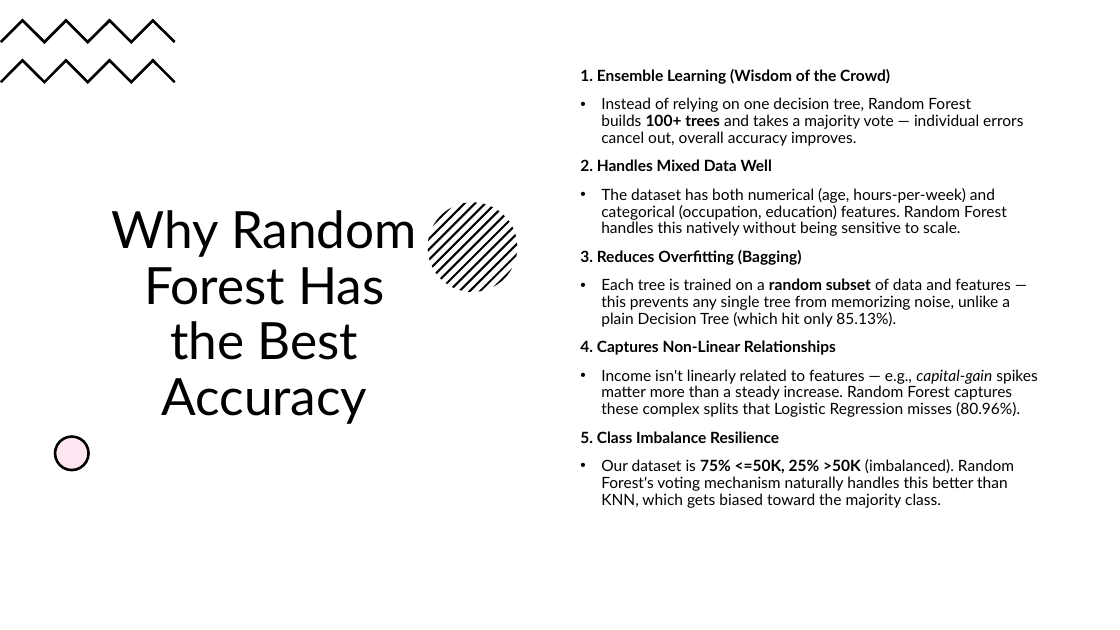
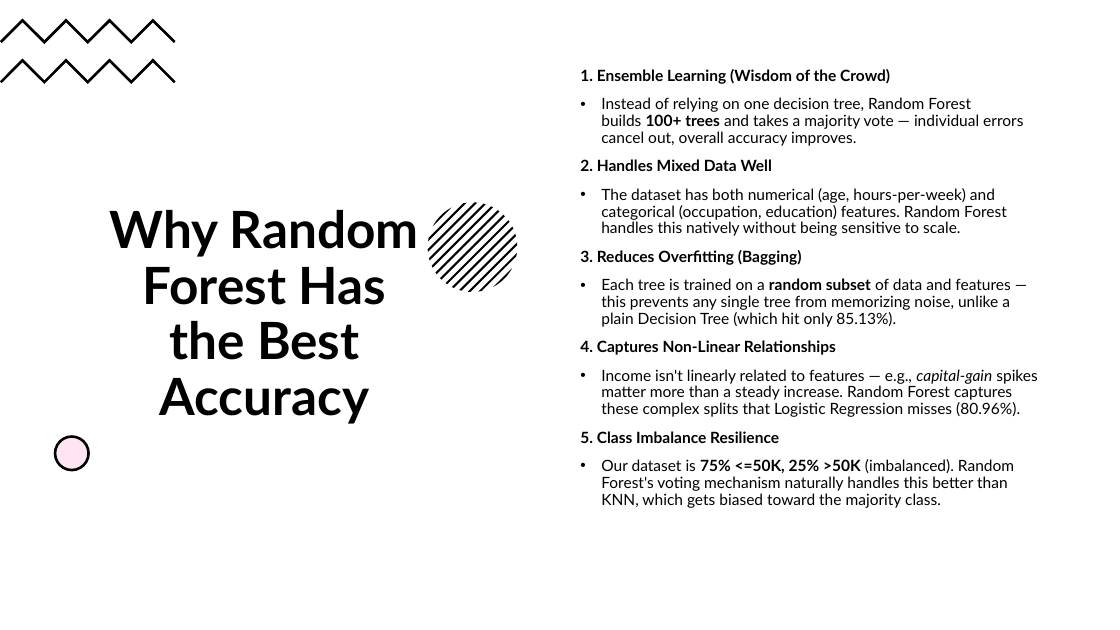
Before and after one commit to htoor2026/PROG2590, a slide deck: slide 30 of PROG2590_Group5_Presentation.pptx (slide 26 before the commit). Drawn at 1120x630 pixels with LibreOffice and Linux fonts; fonts in the diff are those of the drawing. Boxes give left, top, right and bottom in pixels: in the first picture for what was removed or moved away, otherwise in the second. Text is boxed around its words. In the diff, an @@ line names an element or a change of style, - is before the commit and + after.

```diff
--- a/PROG2590_Group5_Presentation.pptx
+++ b/PROG2590_Group5_Presentation.pptx
@@ title "Why Random Forest Has the ..." at (110,210,419,424): bold on @@
```
Also in this commit, not shown: 8 other slides changed, 9 slides added, 4 slides removed, 17 other files.
